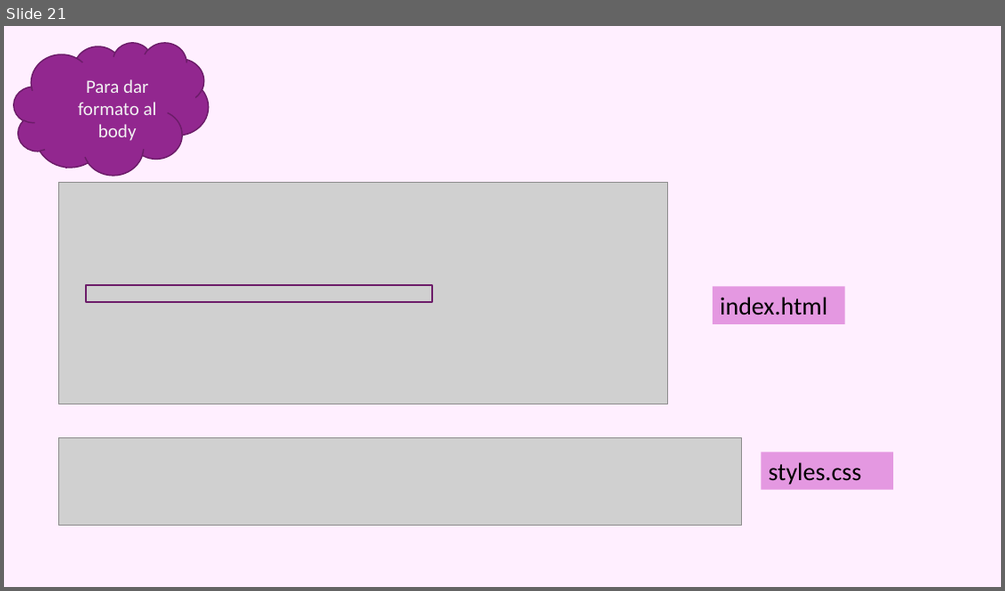
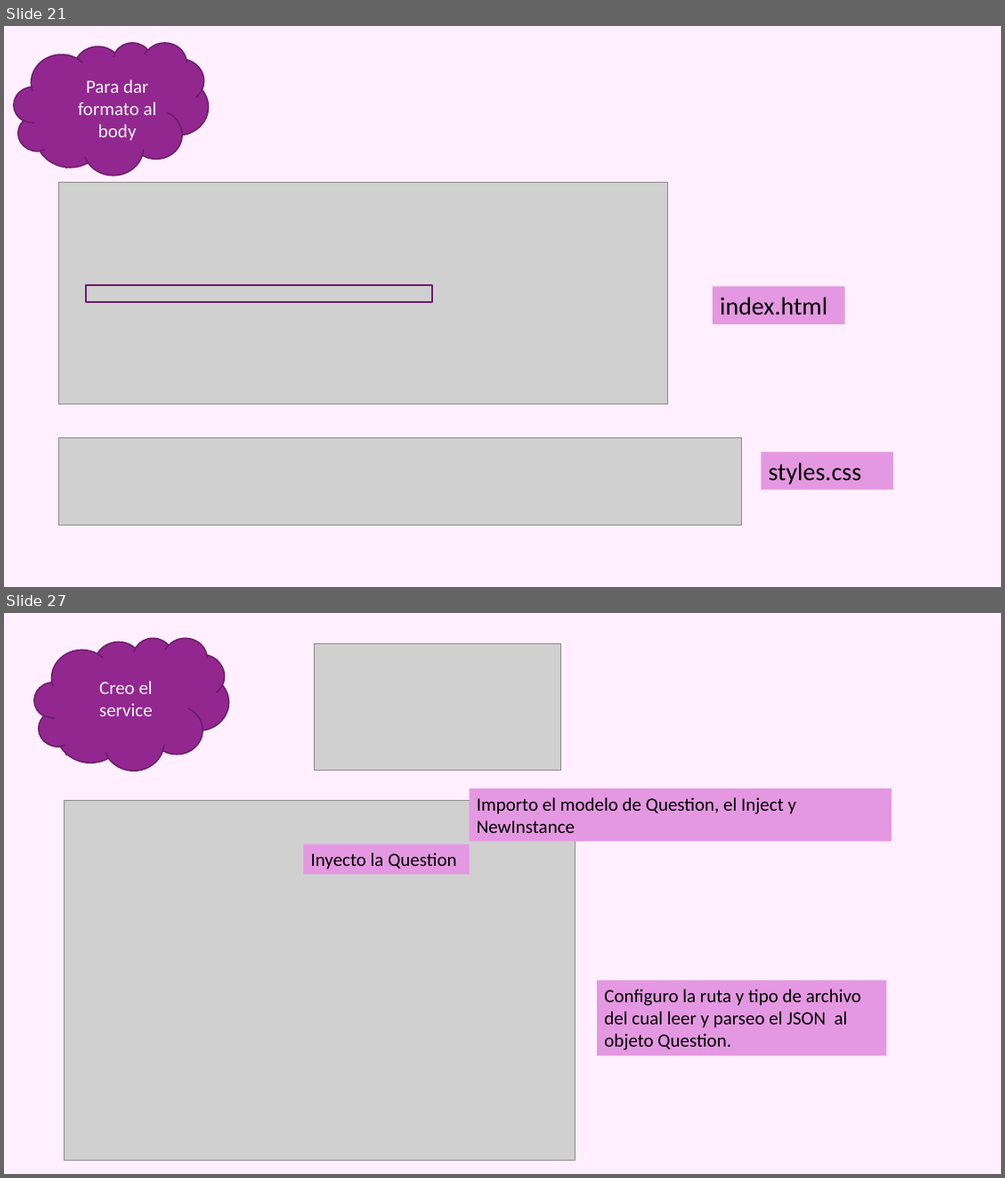
Before and after one commit to azaharafernandezguizan/STEMTrivial, a slide deck: Documents/Trivial_Aurelia.pptx. Shown one above the other, each under a label of ours: slide 21 before the commit, slides 21 and 27 after it; the slides between them are not shown. The pictures are 1005x591 and 1005x1178 pixels, drawn with LibreOffice and Linux fonts; fonts in the diff are those of the drawing; grey boxes stand for pictures. Boxes give left, top, right and bottom in pixels: in the first picture for what was removed or moved away, otherwise in the second. Text is boxed around its words. In the diff, an @@ line names an element or a change of style, - is before the commit and + after.

```diff
--- a/Documents/Trivial_Aurelia.pptx
+++ b/Documents/Trivial_Aurelia.pptx
@@ slide 27 added at <box>4,613,1001,1174</box>, background #FFEFFF; not listed: 1 template element that a slide beside it also shows @@
@@ cloud added at <box>34,638,229,770</box>, fill #92278F, outline #6C1D6A 1.25 pt @@
@@ picture added at <box>315,643,561,771</box> @@
@@ text added at <box>99,681,153,716</box>, 18 pt, text #F2F2F2 @@
+Creo el service
@@ rectangle added at <box>469,788,891,842</box>, fill #E498E1, 18 pt, text #000000 @@
+Importo el modelo de Question, el Inject y NewInstance
@@ picture added at <box>64,800,575,1160</box> @@
@@ rectangle added at <box>303,844,469,874</box>, fill #E498E1, 18 pt, text #000000 @@
+Inyecto la Question
@@ rectangle added at <box>597,981,886,1055</box>, fill #E498E1, 18 pt, text #000000 @@
+Configuro la ruta y tipo de archivo del cual leer y parseo el JSON al objeto Question.
```
Also in this commit, not shown: 2 slides changed, 6 other slides added, 1 slide removed, 5 other files.
